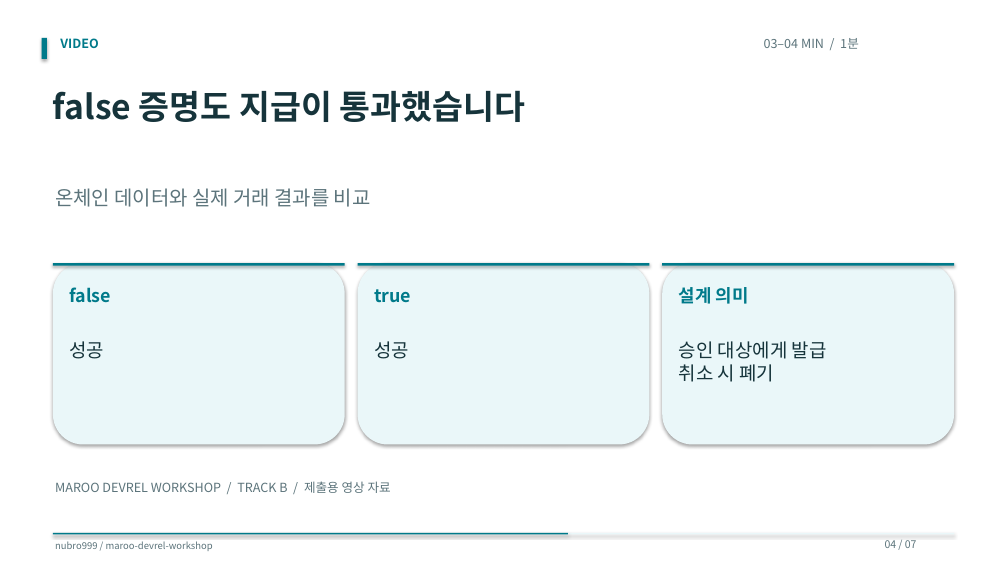
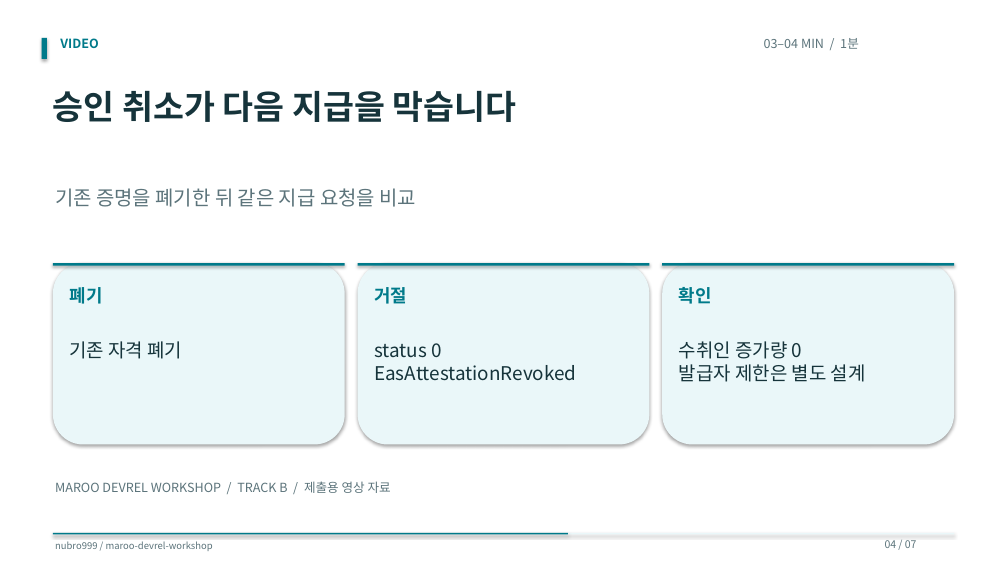
Before and after one commit to nubro999/maroo-devrel-workshop, a slide deck: slide 4 of video/Video_Slides.pptx. Drawn at 1008x567 pixels with LibreOffice and Linux fonts; fonts in the diff are those of the drawing. Boxes give left, top, right and bottom in pixels: in the first picture for what was removed or moved away, otherwise in the second. Text is boxed around its words. In the diff, an @@ line names an element or a change of style, - is before the commit and + after.

```diff
--- a/video/Video_Slides.pptx
+++ b/video/Video_Slides.pptx
@@ text at [53, 90, 517, 122]: text changed @@
-false 증명도 지급이 통과했습니다
+승인 취소가 다음 지급을 막습니다
@@ text at [55, 188, 416, 207]: text changed @@
-온체인 데이터와 실제 거래 결과를 비교
+기존 증명을 폐기한 뒤 같은 지급 요청을 비교
@@ text at [70, 287, 103, 304]: text changed @@
-false
+폐기
@@ text at [374, 287, 407, 304]: text changed @@
-true
+거절
@@ text at [679, 287, 712, 304]: text changed @@
-설계 의미
+확인
@@ text at [70, 341, 183, 359]: text changed @@
-성공
+기존 자격 폐기
@@ text at [374, 343, 576, 381]: text changed @@
-성공
+status 0
+EasAttestationRevoked
@@ text at [679, 341, 866, 382]: text changed @@
-승인 대상에게 발급
-취소 시 폐기
+수취인 증가량 0
+발급자 제한은 별도 설계
```
Also in this commit, not shown: 17 other files.
